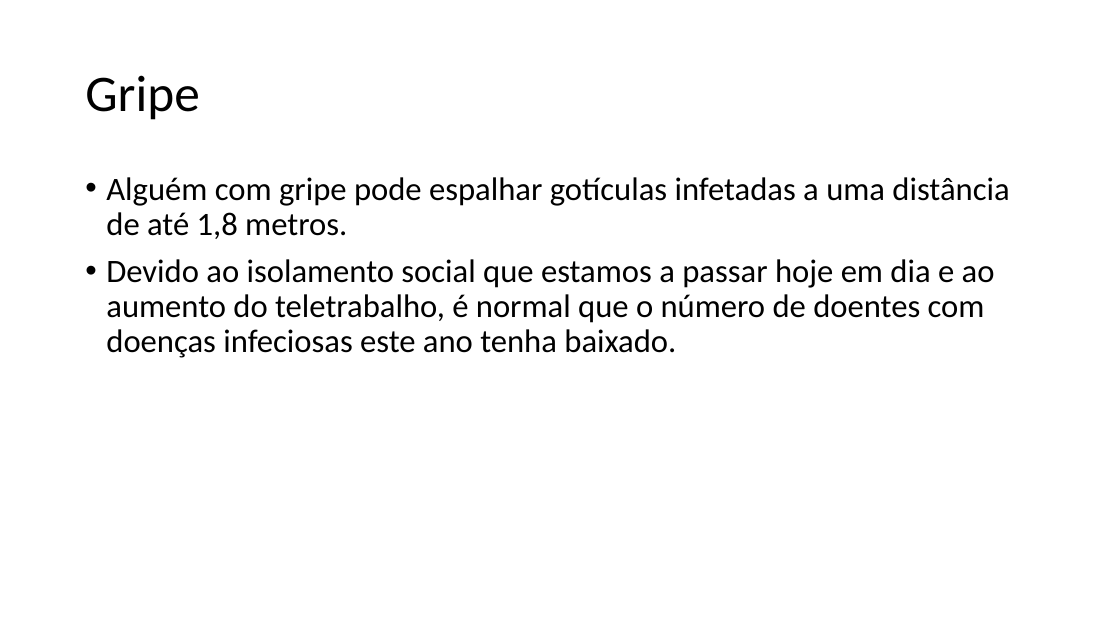
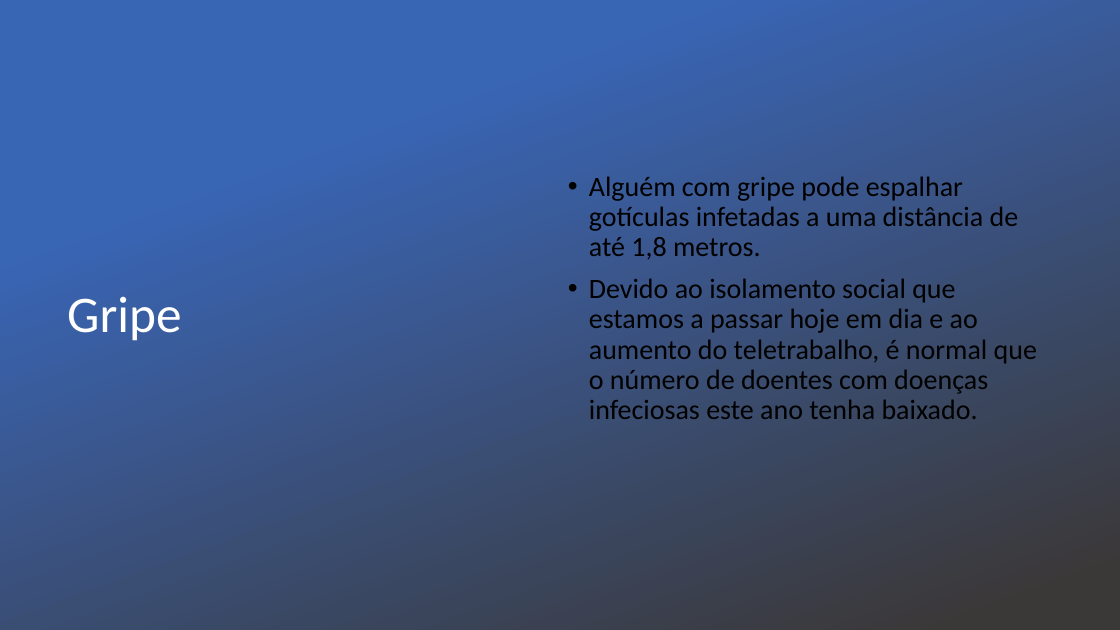
Before and after one commit to GabrielMCS01/CTI-TP, a slide deck: slide 3 of VantagensSociais.pptx. Drawn at 1120x630 pixels with LibreOffice and Linux fonts; fonts in the diff are those of the drawing; background and template pictures are left out. Boxes give left, top, right and bottom in pixels: in the first picture for what was removed or moved away, otherwise in the second. Text is boxed around its words. In the diff, an @@ line names an element or a change of style, - is before the commit and + after.

Commit message:
Update VantagensSociais.pptx
grafico gripe

```diff
--- a/VantagensSociais.pptx
+++ b/VantagensSociais.pptx
@@ rectangle added at (0, 0, 1120, 630), fill gradient #3965B5 to #3B3838 @@
@@ text "Alguém com gripe pode espalhar ...": place and size @@
-text "Alguém com gripe pode espalhar ..." at (106, 177, 1009, 358)
+text "Alguém com gripe pode espalhar ..." at (589, 176, 1037, 419)
@@ text "Alguém com gripe pode espalhar ..." at (589, 176, 1037, 419): size 28 to 24 pt; vertical alignment top to middle @@
@@ title "Gripe": place and size @@
-title "Gripe" at (85, 75, 199, 120)
+title "Gripe" at (67, 296, 181, 341)
@@ title "Gripe" at (67, 296, 181, 341): text colour #000000 to #FFFFFF @@
```
Also in this commit, not shown: 1 other slide changed, 1 slide added, 1 slide removed.
